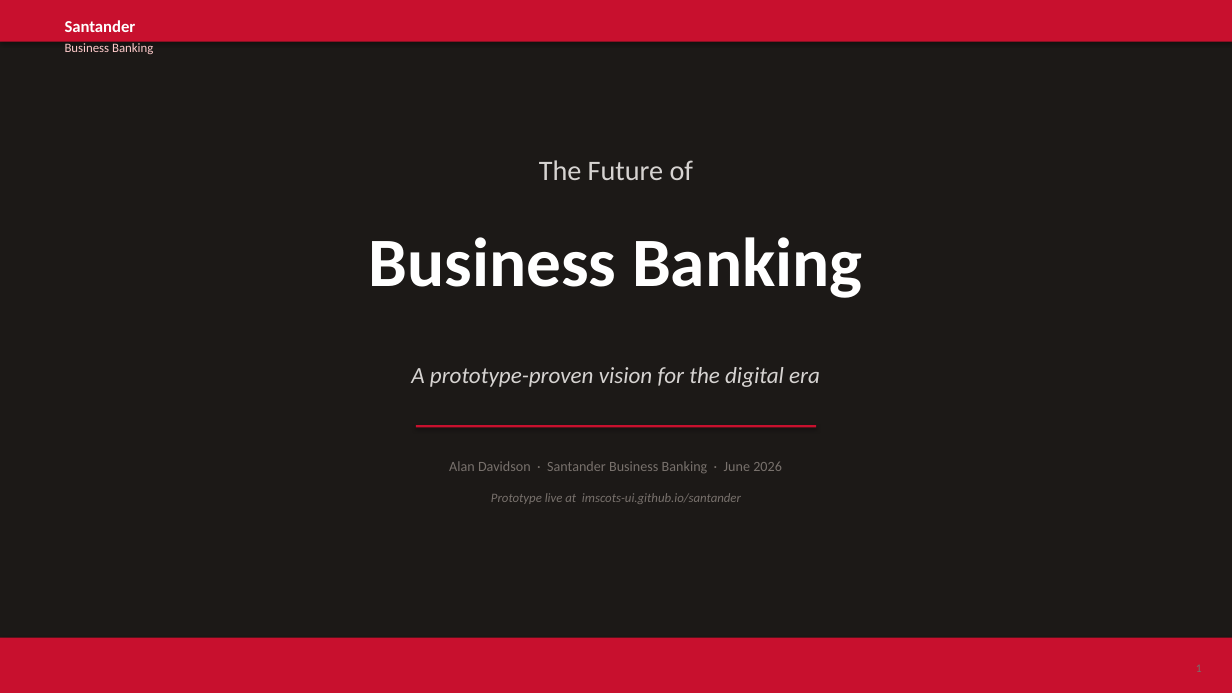
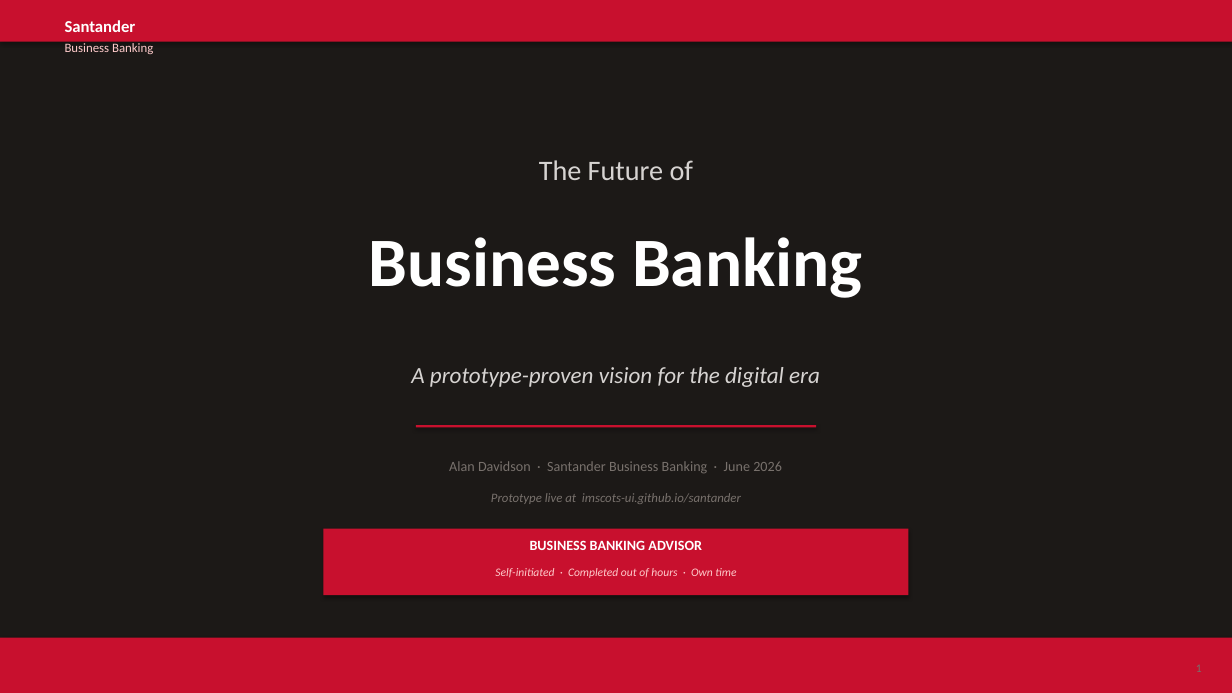
Before and after one commit to imscots-ui/santander, a slide deck: slide 1 of Santander_Digital_Banking_Future.pptx. Drawn at 1232x693 pixels with LibreOffice and Linux fonts; fonts in the diff are those of the drawing. Boxes give left, top, right and bottom in pixels: in the first picture for what was removed or moved away, otherwise in the second. Text is boxed around its words. In the diff, an @@ line names an element or a change of style, - is before the commit and + after.

```diff
--- a/Santander_Digital_Banking_Future.pptx
+++ b/Santander_Digital_Banking_Future.pptx
@@ rectangle added at (x1=323, y1=529, x2=909, y2=595), fill #C8102E @@
@@ text added at (x1=495, y1=568, x2=736, y2=578), 9 pt, text #FECACA, italic @@
+Self-initiated · Completed out of hours · Own time
@@ text added at (x1=530, y1=540, x2=702, y2=550), 11 pt, text #FFFFFF, bold @@
+BUSINESS BANKING ADVISOR
```
Also in this commit, not shown: 12 other slides changed, 4 other files.
